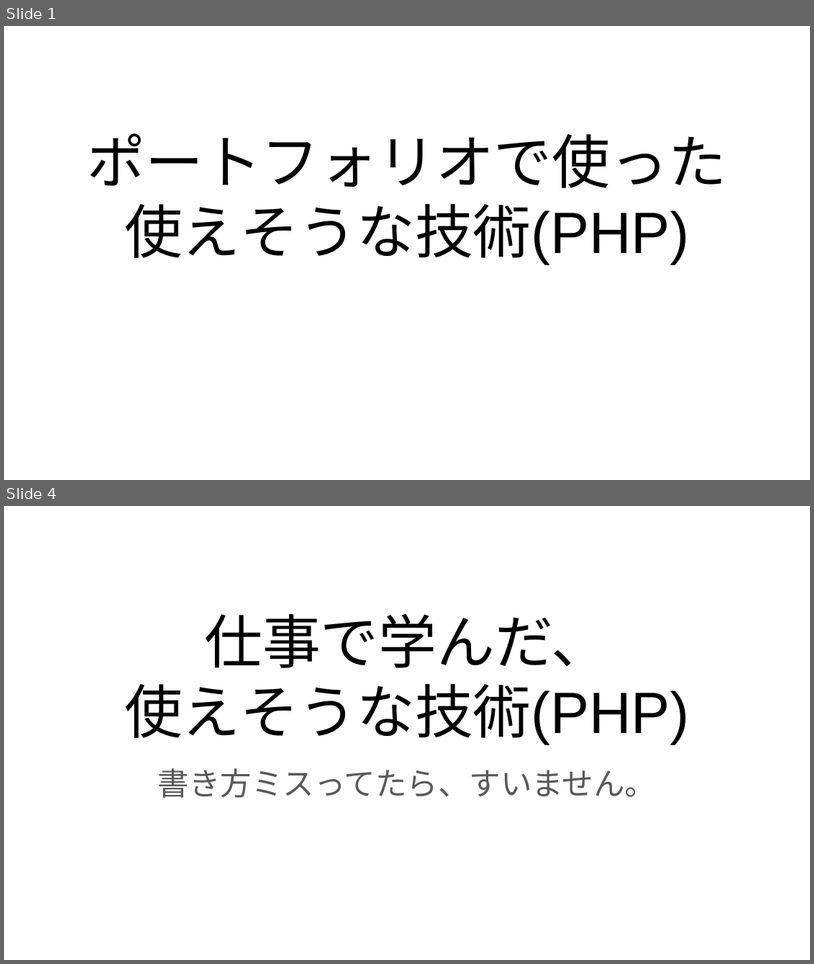
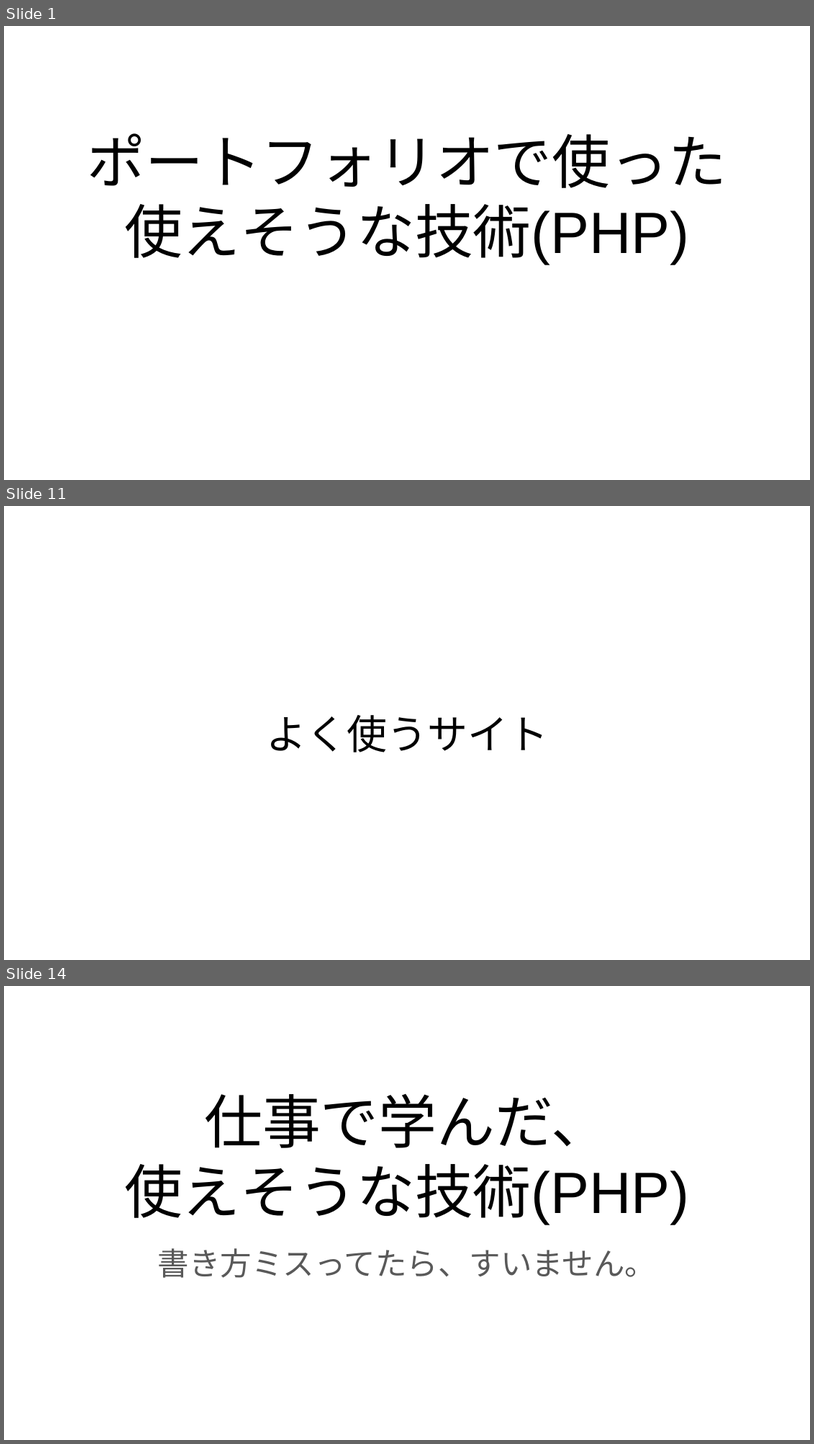
Before and after one commit to masabolic/self_monitoring, a slide deck: 使えそうな技術.pptx. Shown one above the other, each under a label of ours: slides 1 and 4 before the commit, slides 1, 11 and 14 after it; the slides between them are not shown. The pictures are 814x964 and 814x1444 pixels, drawn with LibreOffice and Linux fonts; fonts in the diff are those of the drawing. Boxes give left, top, right and bottom in pixels: in the first picture for what was removed or moved away, otherwise in the second. Text is boxed around its words. In the diff, an @@ line names an element or a change of style, - is before the commit and + after.

```diff
--- a/使えそうな技術.pptx
+++ b/使えそうな技術.pptx
@@ slide 11 added at [4,506,810,960], background #FFFFFF @@
@@ title added at [266,715,548,752], 36 pt, text #000000 @@
+よく使うサイト
@@ what was slide 4 is now slide 14 @@
```
Also in this commit, not shown: 2 slides changed, 9 other slides added, 1 other file.
